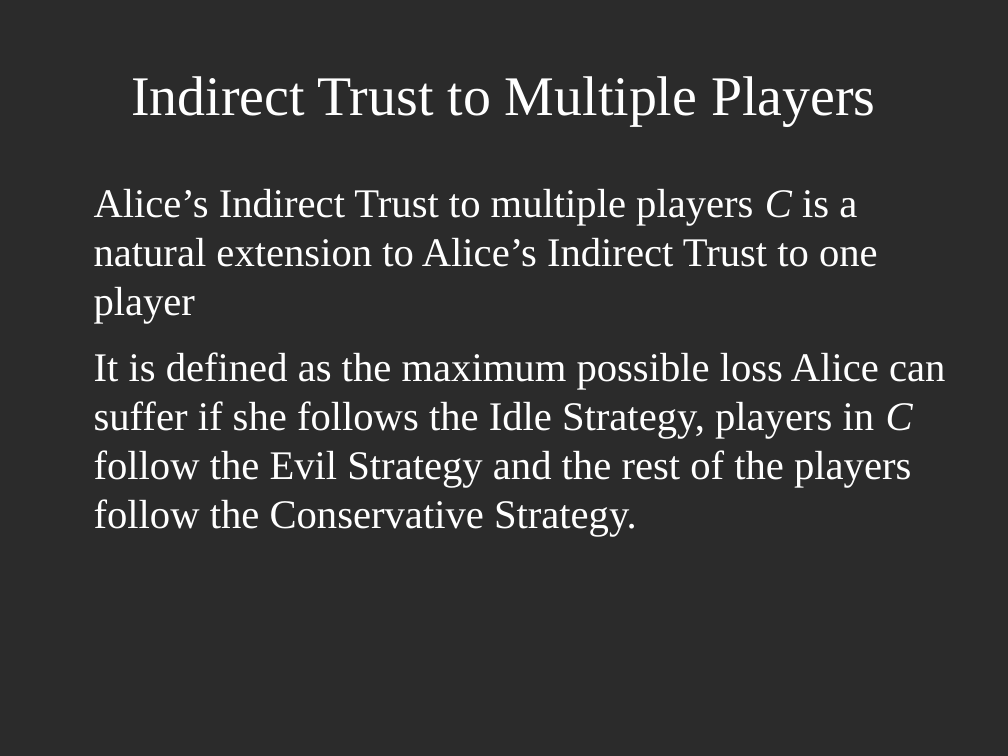
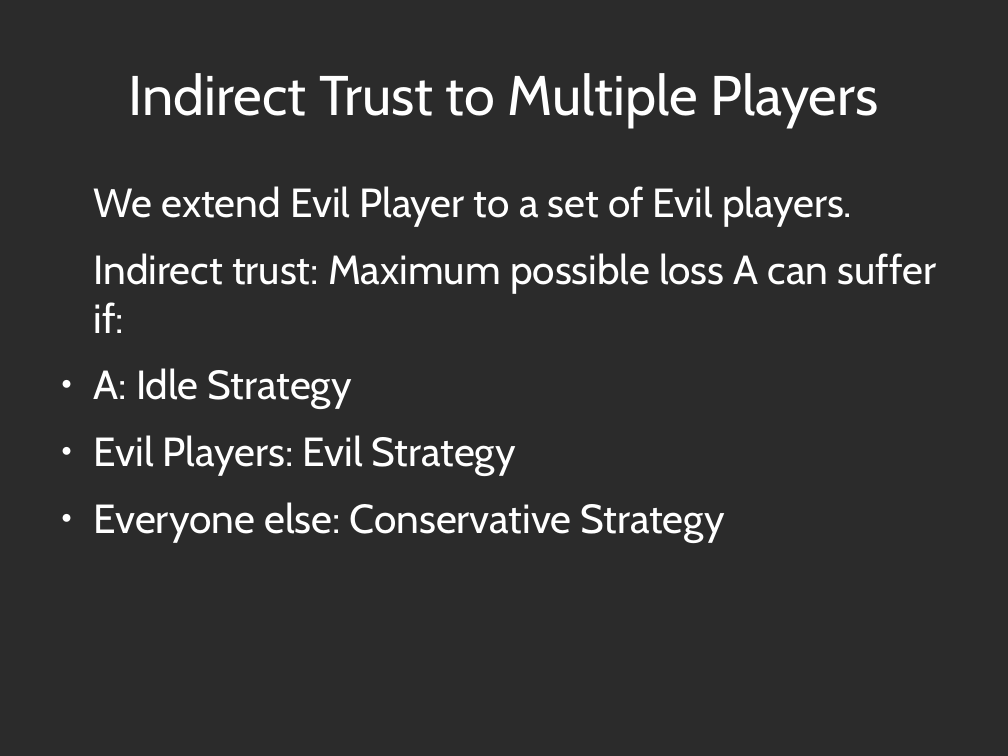
Before and after one commit to decrypto-org/TrustIsRisk, a slide deck: slide 19 of presentations/AtheCrypt10-1-2017/AtheCrypt10-1-2017.odp. Drawn at 1008x756 pixels with LibreOffice and Linux fonts; fonts in the diff are those of the drawing; background and template pictures are left out; a plain dark background stands for a picture behind light text. Boxes give left, top, right and bottom in pixels: in the first picture for what was removed or moved away, otherwise in the second. Text is boxed around its words. In the diff, an @@ line names an element or a change of style, - is before the commit and + after.

```diff
--- a/presentations/AtheCrypt10-1-2017/AtheCrypt10-1-2017.odp
+++ b/presentations/AtheCrypt10-1-2017/AtheCrypt10-1-2017.odp
@@ title "Indirect Trust to Multiple Players" at [129, 73, 879, 128]: font Times New Roman to Cabin @@
@@ text at [94, 186, 937, 542]: text changed; font Times New Roman to Cabin @@
-Alice’s Indirect Trust to multiple players C is a natural extension to Alice’s Indirect Trust to one player
-It is defined as the maximum possible loss Alice can suffer if she follows the Idle Strategy, players in C follow the Evil Strategy and the rest of the players follow the Conservative Strategy.
+We extend Evil Player to a set of Evil players.
+Indirect trust: Maximum possible loss A can suffer if:
+● A: Idle Strategy
+● Evil Players: Evil Strategy
+● Everyone else: Conservative Strategy
```
Also in this commit, not shown: 19 other slides changed, 1 other file.
